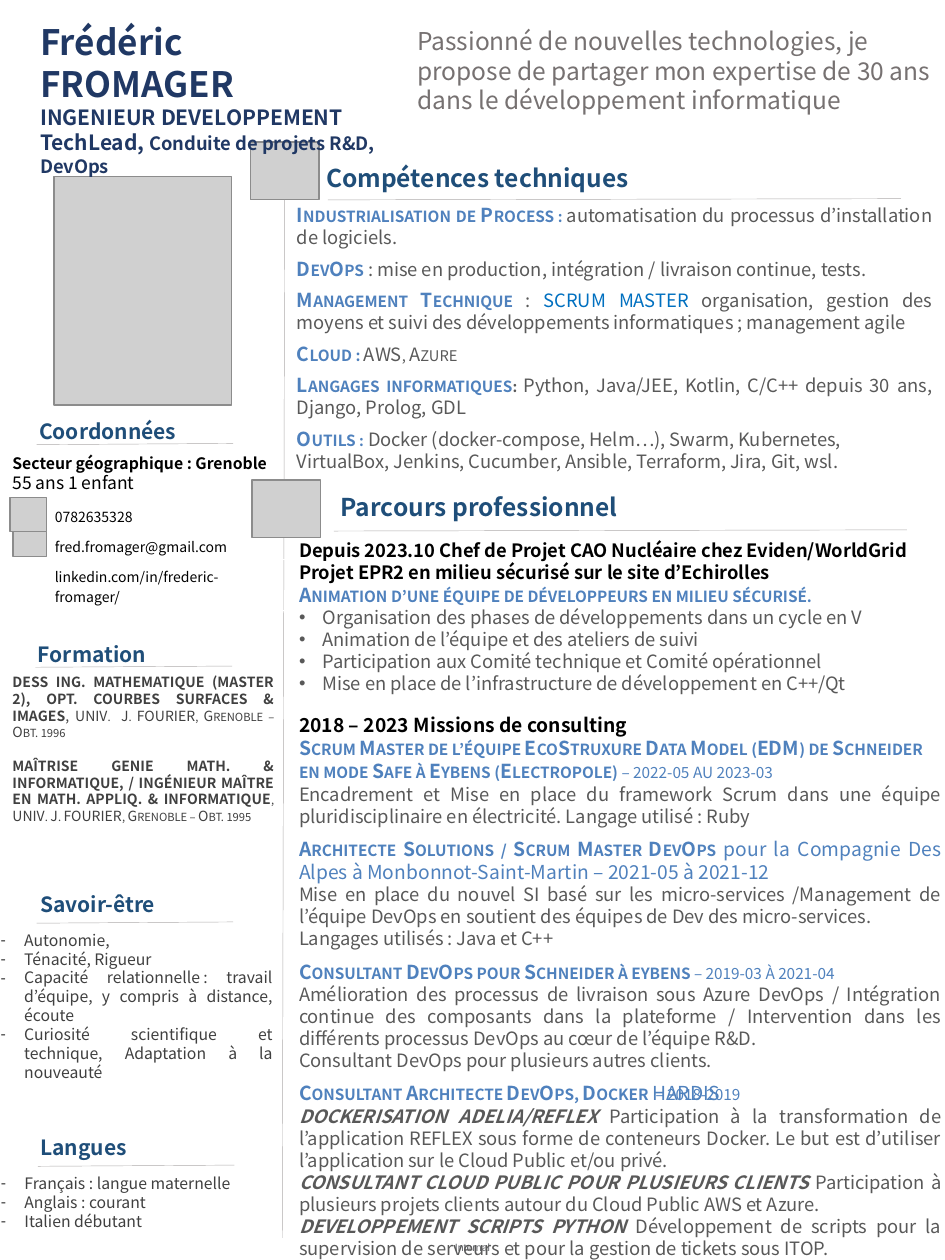
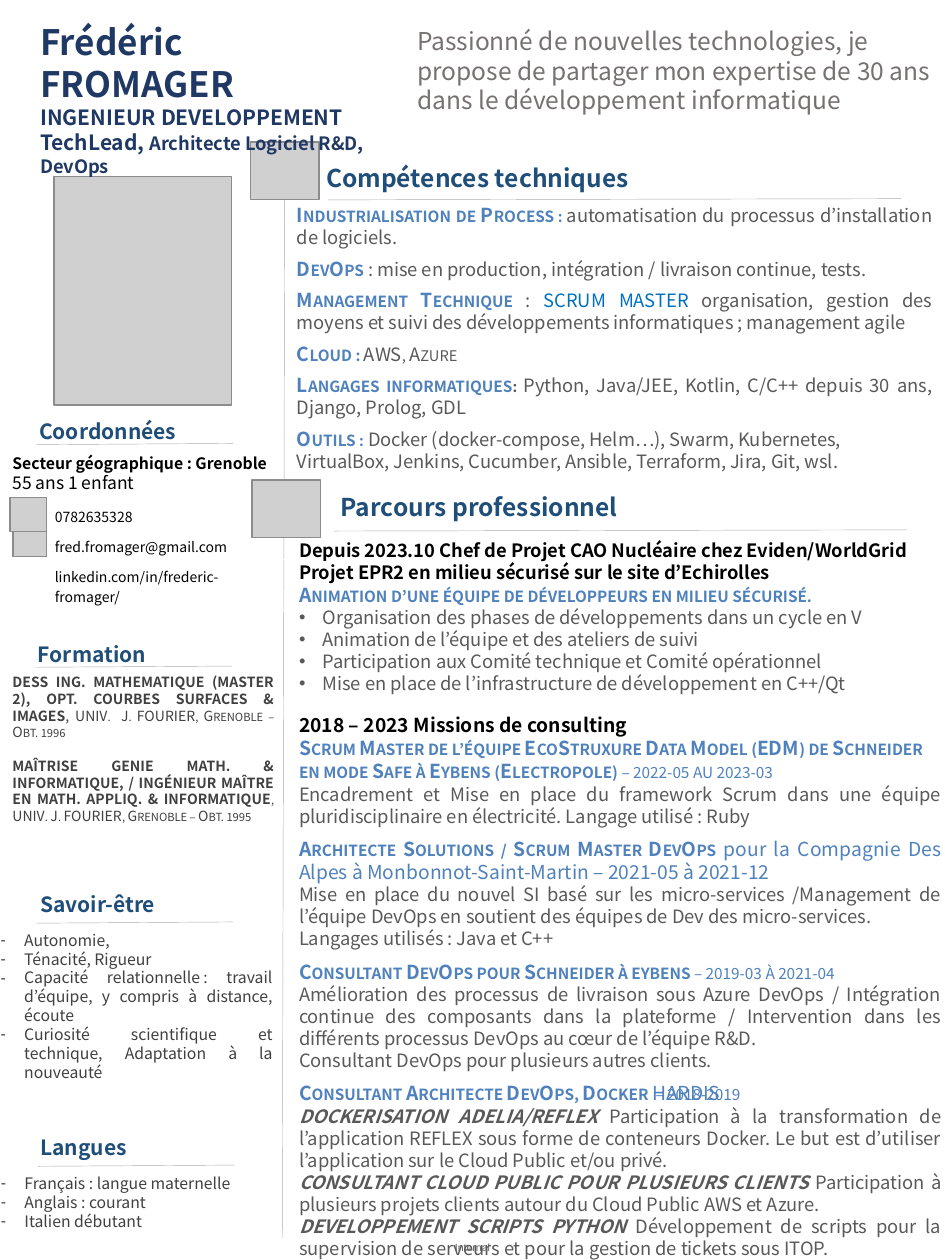
Before and after one commit to Solifred38/cv, a slide deck: slide 1 of CV_FFROMAGER.pptx. Drawn at 945x1260 pixels with LibreOffice and Linux fonts; fonts in the diff are those of the drawing; grey boxes stand for pictures; background and template pictures are left out. Boxes give left, top, right and bottom in pixels: in the first picture for what was removed or moved away, otherwise in the second. Text is boxed around its words. In the diff, an @@ line names an element or a change of style, - is before the commit and + after.

Commit message:
Ajout Architecte Logiciel

```diff
--- a/CV_FFROMAGER.pptx
+++ b/CV_FFROMAGER.pptx
@@ text at [40,132,364,157]: text changed @@
-TechLead, Conduite de projets R&D,
+TechLead, Architecte Logiciel R&D,
```
Also in this commit, not shown: 1 other file.
